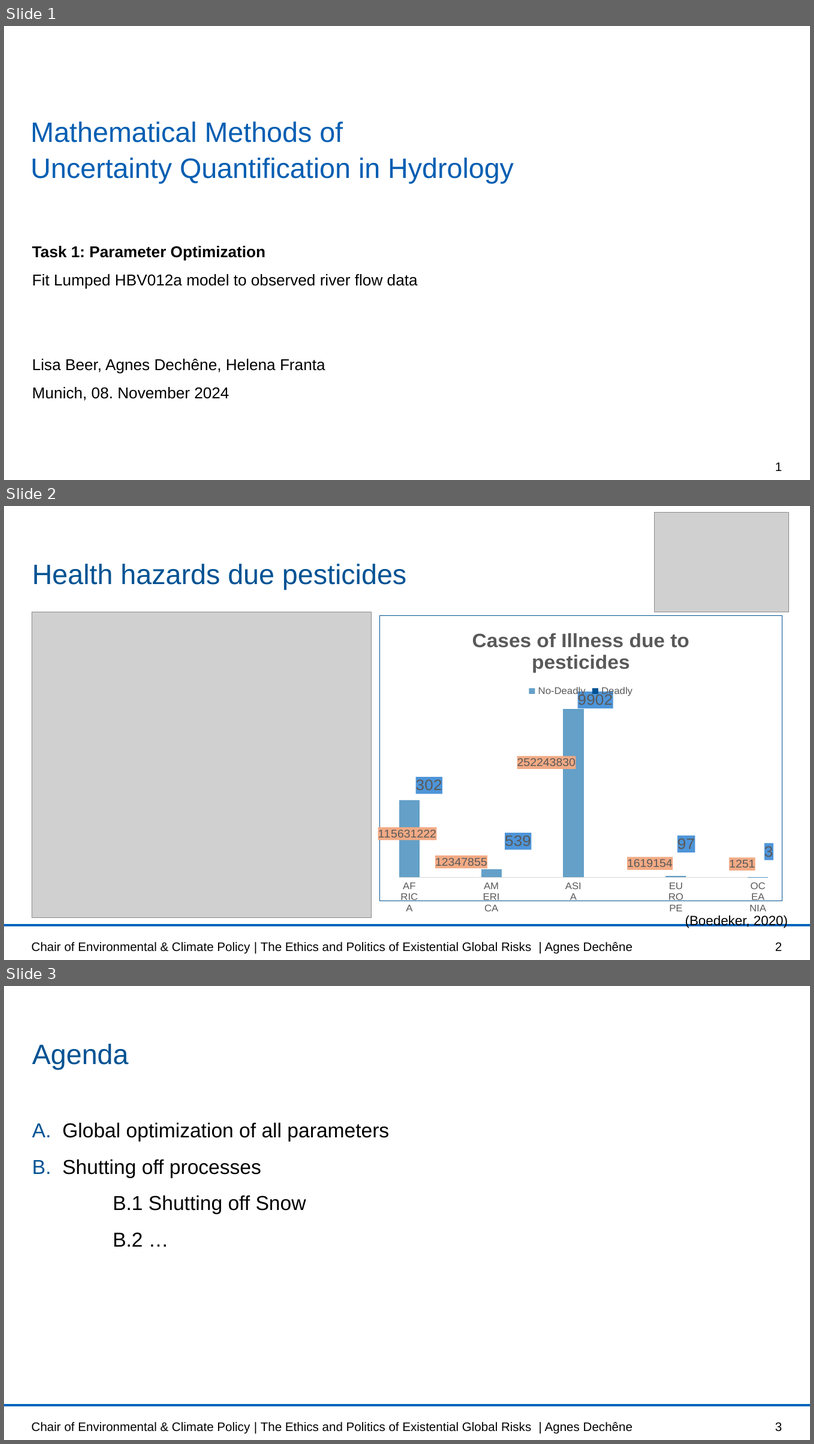
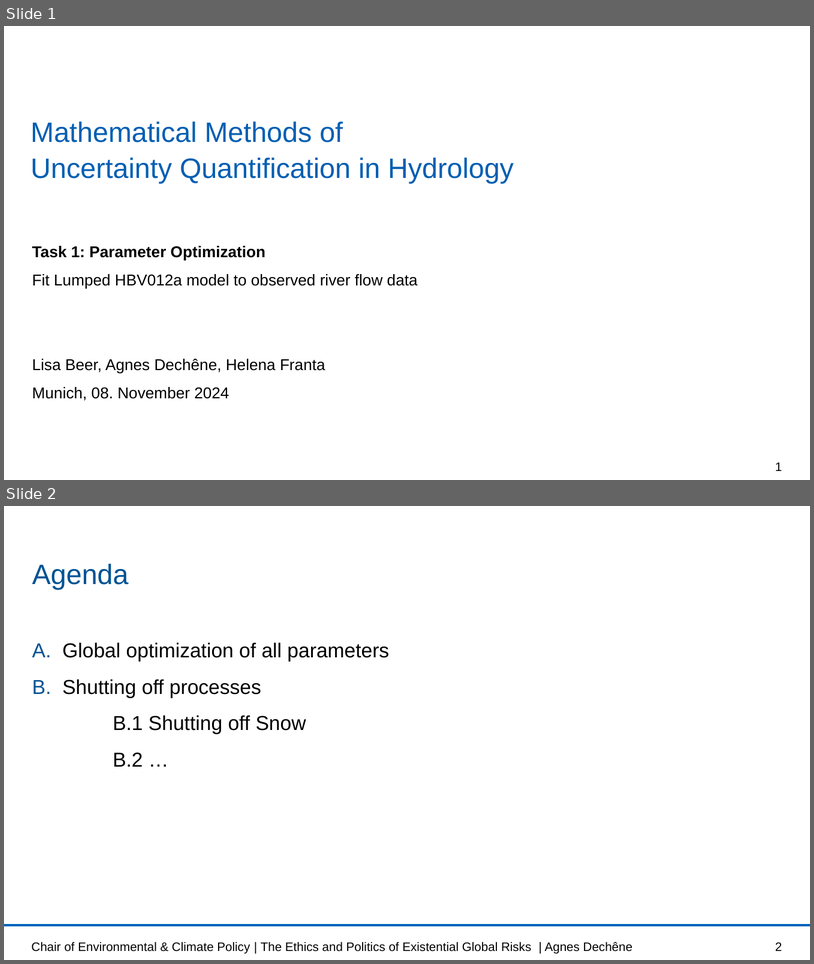
Before and after one commit to lisab00/UncertaintyQuantificationHydrology, a slide deck: MMUQ_task1.pptx. Shown one above the other, each under a label of ours: slides 1, 2 and 3 before the commit, slides 1 and 2 after it. The pictures are 814x1444 and 814x964 pixels, drawn with LibreOffice and Linux fonts; fonts in the diff are those of the drawing; grey boxes stand for pictures; background and template pictures are left out. Boxes give left, top, right and bottom in pixels: in the first picture for what was removed or moved away, otherwise in the second. Text is boxed around its words. In the diff, an @@ line names an element or a change of style, - is before the commit and + after.

```diff
--- a/MMUQ_task1.pptx
+++ b/MMUQ_task1.pptx
@@ slide 2 removed at (4,506,810,960), background #FFFFFF; not listed: 1 template element that a slide beside it also shows @@
@@ picture removed at (655,513,789,612) @@
@@ title removed at (32,564,407,590) @@
-Health hazards due pesticides
@@ picture removed at (32,612,372,918) @@
@@ column stacked chart removed at (378,616,783,914) @@
-title "Cases of Illness due to pesticides "
-categories: AFRICA, , , , AMERICA, , , , ASIA, , , , , EUROPE, , , , OCEANIA
-No-Deadly: 115631222, -, -, -, 12347855, -, -, -, 252243830, -, -, -, -, 1619154, -, -, -, 1251
-Deadly: 302, -, -, -, 539, -, -, -, 9902, -, -, -, -, 97, -, -, -, 3
@@ text removed at (686,915,788,928) @@
-(Boedeker, 2020)
@@ text removed at (32,942,633,954) @@
-Chair of Environmental & Climate Policy | The Ethics and Politics of Existential Global Risks | Agnes Dechêne
@@ page number removed at (776,942,782,951) @@
-2
@@ what was slide 3 is now slide 2 @@
@@ page number at (776,942,782,951): text changed @@
-3
+2
```
Also in this commit, not shown: 3 slides changed.
